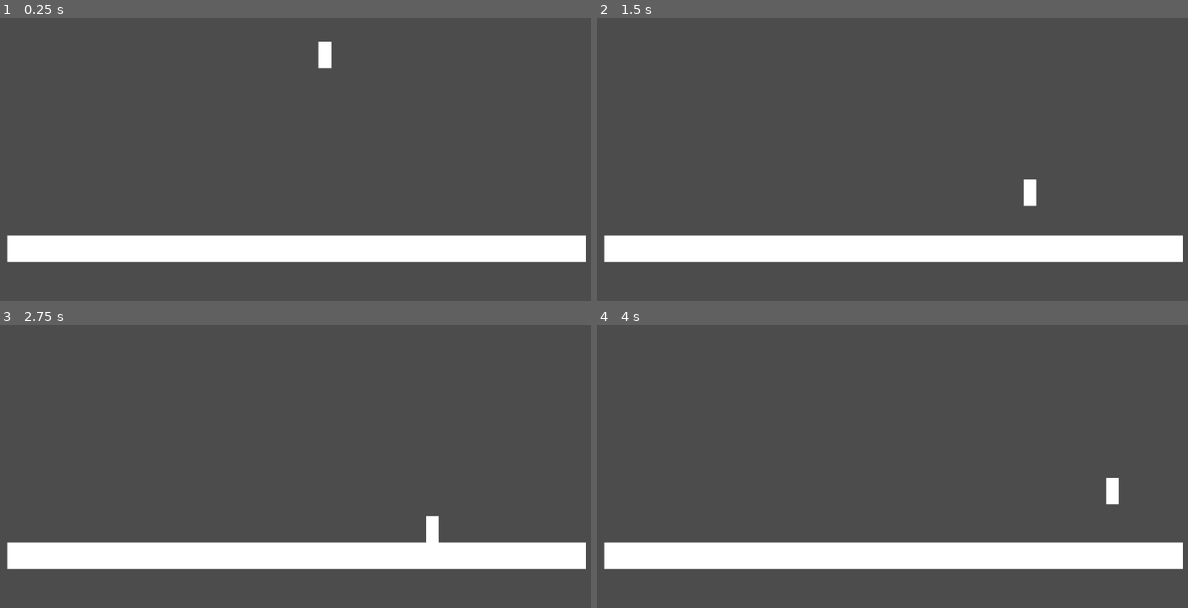
Above: before the commit, frames 1-4 (two rows, left to right).
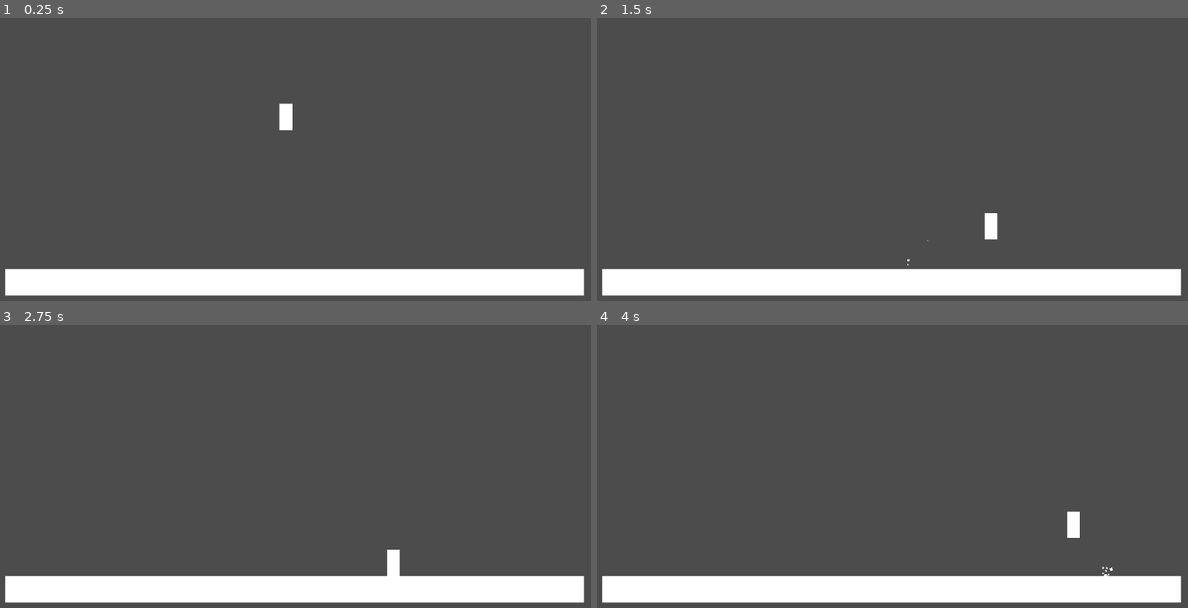
Above: after the commit, the same moments.

Repository: Heenwee/godot_plattforming
Game: Godot game, scene res://scenes/test_scene.tscn
Two runs of this game, one before a commit and one after it. Both use one fixed random seed, a clock stepped at 60 frames per second and the inputs below.
Inputs:
- Up to frame 1 (0.25 s): no input
- Up to frame 2 (1.5 s): hold D (right) 0.53-1.28 s; tap W (jump) at 0.6, 0.77, 1.07, 1.35 s; hold A (left) from 1.28 s (still down)
- Up to frame 3 (2.75 s): tap W (jump) at 1.52, 1.82, 2.1 s; release A (left) at 2.03 s; hold D (right) from 2.03 s (still down)
- Up to frame 4 (4 s): tap W (jump) at 2.85, 3.02, 3.32, 3.6, 3.77 s; release D (right) at 3.53 s; hold A (left) from 3.53 s (still down)

The runs differ from the first frame. In frame 1, 19% of the frame differs, in the area x 0-100%, y 8-99%; in frame 2, 19%; in frame 3, 19%; in frame 4, 19%.

Commit message:
particles on jump

Diff:
--- /dev/null
+++ b/scenes/jump_particles.tscn
@@ -0,0 +1,28 @@
+[gd_scene load_steps=3 format=2]
+
+[ext_resource path="res://scripts/delete_particle.gd" type="Script" id=1]
+
+[sub_resource type="Curve" id=1]
+_data = [ Vector2( 0, 1 ), 0.0, 0.0, 0, 0, Vector2( 1, 0 ), -2.81343, 0.0, 0, 0 ]
+
+[node name="jump_particles" type="CPUParticles2D"]
+emitting = false
+amount = 15
+one_shot = true
+explosiveness = 1.0
+randomness = 1.0
+lifetime_randomness = 1.0
+emission_shape = 2
+emission_rect_extents = Vector2( 5, 1 )
+direction = Vector2( 0, -1 )
+spread = 30.0
+initial_velocity = 100.0
+initial_velocity_random = 0.95
+angular_velocity = 180.0
+angular_velocity_random = 1.0
+angle = 360.0
+angle_random = 1.0
+scale_amount = 5.0
+scale_amount_random = 1.0
+scale_amount_curve = SubResource( 1 )
+script = ExtResource( 1 )
--- a/scenes/test_scene.tscn
+++ b/scenes/test_scene.tscn
@@ -8,7 +8,7 @@
 [node name="Node2D" type="Node2D"]
 
 [node name="Map" type="Node2D" parent="."]
-position = Vector2( 513, 445 )
+position = Vector2( -2, 196 )
 
 [node name="Ground" type="KinematicBody2D" parent="Map"]
 scale = Vector2( 43.72, 2 )
@@ -23,4 +23,7 @@
 texture = ExtResource( 2 )
 
 [node name="Player" parent="." instance=ExtResource( 1 )]
-position = Vector2( 556, 121 )
+position = Vector2( -15, -85 )
+
+[node name="Camera2D" type="Camera2D" parent="."]
+current = true
--- /dev/null
+++ b/scripts/CamShake.gd
@@ -0,0 +1,34 @@
+extends Camera2D
+
+var shake_power = 4
+var shake_time = 0.4
+var isShake = false
+var curPos
+var elapsedtime = 0
+
+func _ready():
+	get
+
+	randomize()
+	curPos = offset
+
+func _process(delta):
+	if isShake:
+		do_shake(delta)
+
+func shake(mag : float, length : float):
+	if !isShake:
+		shake_power = mag
+		shake_time = length
+
+		elapsedtime = 0
+		isShake = true
+
+func do_shake(delta):
+	if elapsedtime<shake_time:
+		offset =  Vector2(randf(), randf()) * shake_power
+		elapsedtime += delta
+	else:
+		isShake = false
+		elapsedtime = 0
+		offset = curPos
--- a/scripts/PlayerController.gd
+++ b/scripts/PlayerController.gd
@@ -16,32 +16,33 @@
 var jump_buffer : float
 export var jump_height : float
 
-# Declare member variables here. Examples:
-# var a = 2
-# var b = "text"
+onready var cam = find_node("Camera2D")
 
+var jump_effect_scene = load("res://scenes/jump_particles.tscn")
+var jump_effect = jump_effect_scene.instance()
 
-# Called when the node enters the scene tree for the first time.
-func _ready():
-	pass # Replace with function body.
-
-func jump():
+func jump(delta):
 	if Input.is_action_just_pressed("jump"):
 		jump = true
 		jump_buffer = 0.1
 	if is_grounded:
 		if jump:
 			velocity.y = -sqrt(jump_height * -2 * gravity.y)
+			var jump_effect = jump_effect_scene.instance()
+			get_parent().add_child(jump_effect)
+			jump_effect.position = position + Vector2(0, 20)
 
-func _process(delta):
-	print(velocity)
-	input.x = Input.get_action_raw_strength("right") - Input.get_action_raw_strength("left")
-
-	jump()
+	# jump buffer bs idfk i wrote this like a year ago but in c#
 	if jump:
 		jump_buffer -= delta
 	if jump_buffer <= 0:
 		jump = false
+
+func _process(delta):
+	#print(velocity)
+	input.x = Input.get_action_raw_strength("right") - Input.get_action_raw_strength("left")
+
+	jump(delta)
 
 func collision():
 	is_grounded = get_slide_count() > 0
@@ -50,17 +51,15 @@
 			if !jump:
 				velocity.y = 1
 		false:
-			pass
-	#for i in get_slide_count():
-	#	velocity.y = -1
-	#	var col = get_slide_collision(i)
-		#print("Collided with: ", col.collider.name)
+			pass #im gonna add shit here at some point lmao
 
 func clamping():
+	# make sure the player stops speeding up when max speed is reached
 	var current_vel = Vector2(velocity.x, 0)
 	var vel = current_vel.clamped(speed)
 	velocity.x = vel.x
 
+	# stop moving when no input
 	if is_grounded:
 		if input.x == 0:
 			velocity.x *= ground_drag
@@ -70,7 +69,6 @@
 		if input.x == 0:
 			velocity.x *= air_drag
 
-# Called every frame. 'delta' is the elapsed time since the previous frame.
 func _physics_process(delta):
 	velocity -= gravity
 	velocity += input * speed_up
--- /dev/null
+++ b/scripts/delete_particle.gd
@@ -0,0 +1,12 @@
+extends CPUParticles2D
+
+func _ready():
+	if one_shot:
+		emitting = true
+
+	print("particle")
+	var timer = Timer.new()
+	add_child(timer)
+
+	yield(get_tree().create_timer(2.0), "timeout")
+	queue_free()
